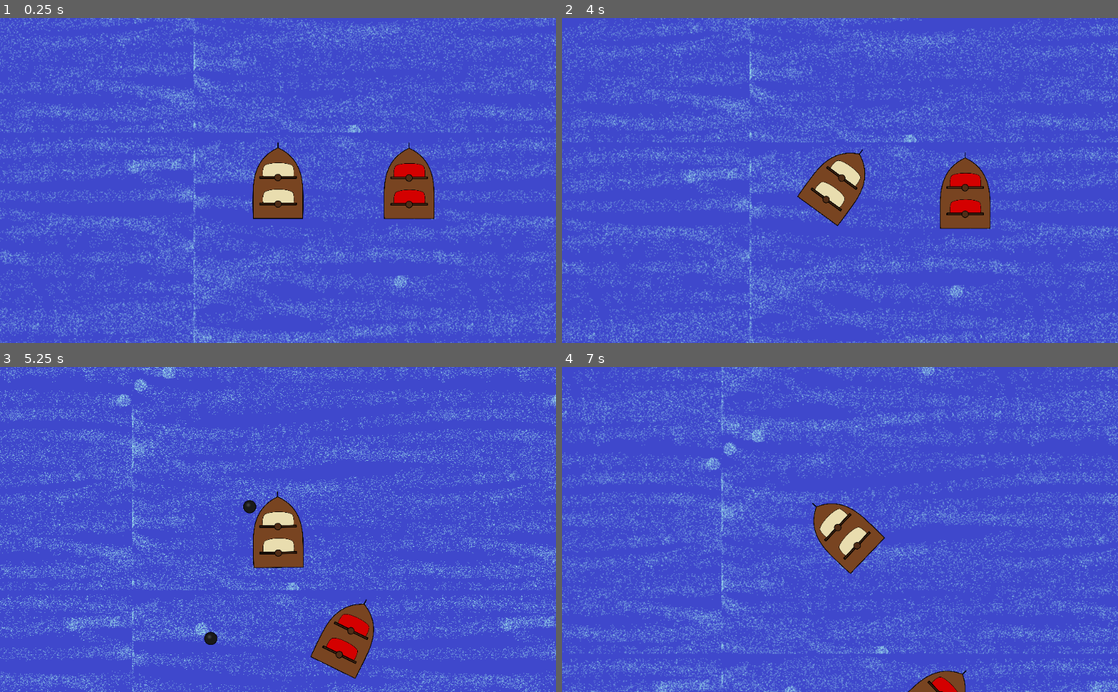
Above: before the commit, frames 1-4 (two rows, left to right).
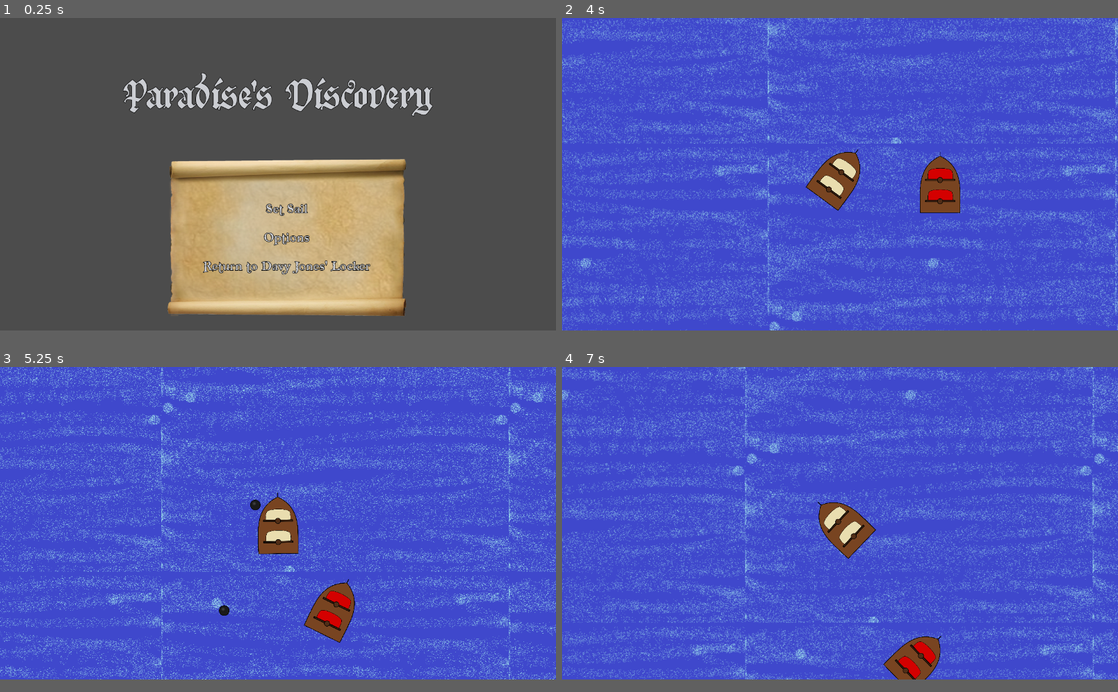
Above: after the commit, the same moments.

Repository: Inglo-Games/GodotWildJam19
Game: Godot game, scene res://scenes/main_menu.tscn
The game is run twice, just before and just after one commit, with the same random seed, the same clock (stepped at 60 frames per second) and the same inputs. Before the commit the project starts from res://scenes/world.tscn.
Inputs (mouse positions are in pixels of both pictures, inside the frame that each line leads up to):
- Up to frame 1 (0.25 s): no input
- Up to frame 2 (4 s): click (851, 216) at 0.5 s, where only the run after the commit has a clickable "Set Sail"; tap Enter at 1.25 s; hold Right (move_right) 1.28-2.03 s; tap A (cannon_port) at 1.35 s; hold Left (move_left) 2.03-2.78 s; tap D (cannon_starboard) at 2.1 s; hold Right (move_right) from 2.78 s (still down); tap S (lower_sails) at 2.85 s; tap W (raise_sails) at 3.6 s
- Up to frame 3 (5.25 s): release Right (move_right) at 4.28 s; hold Left (move_left) from 4.28 s (still down); tap A (cannon_port) at 4.35 s; tap D (cannon_starboard) at 5.1 s
- Up to frame 4 (7 s): tap S (lower_sails) at 5.85 s; release Left (move_left) at 6.53 s; hold Right (move_right) from 6.53 s (still down); tap W (raise_sails) at 6.6 s
In our replay, the window is 800x468 before the commit and 800x450 after it. These sizes can differ from the game's own. Grey fills any space a smaller window leaves; there, only what the larger window draws over its background counts as a difference.

The runs differ from the first frame. In frame 1, 97% of the frame differs, in the area x 0-100%, y 0-100%; in frame 2, 31%; in frame 3, 30%; in frame 4, 30%.

Commit message:
Changing resolution and fixing resizing

Diff:
--- a/project.godot
+++ b/project.godot
@@ -27,8 +27,16 @@
 [application]
 
 config/name="GodotWildJam19"
-run/main_scene="res://scenes/world.tscn"
+run/main_scene="res://scenes/main_menu.tscn"
 config/icon="res://icon.png"
+
+[display]
+
+window/size/width=1280
+window/size/height=720
+window/size/resizable=false
+window/stretch/mode="viewport"
+window/stretch/aspect="keep_height"
 
 [input]
 
